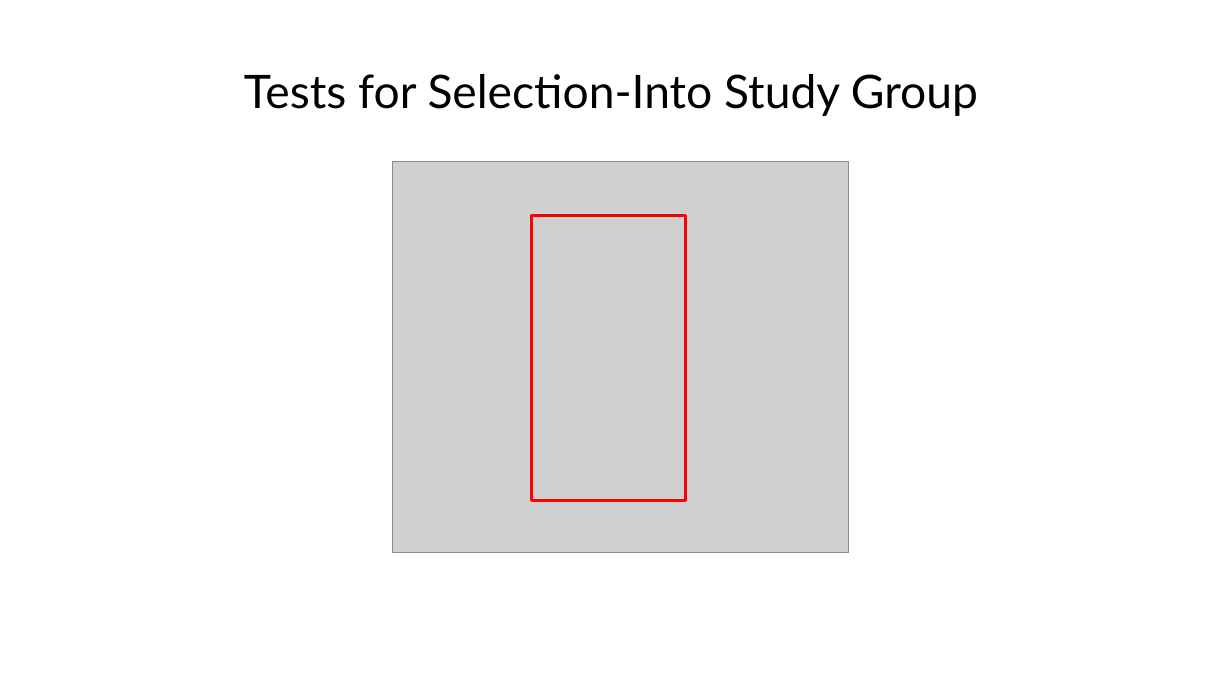
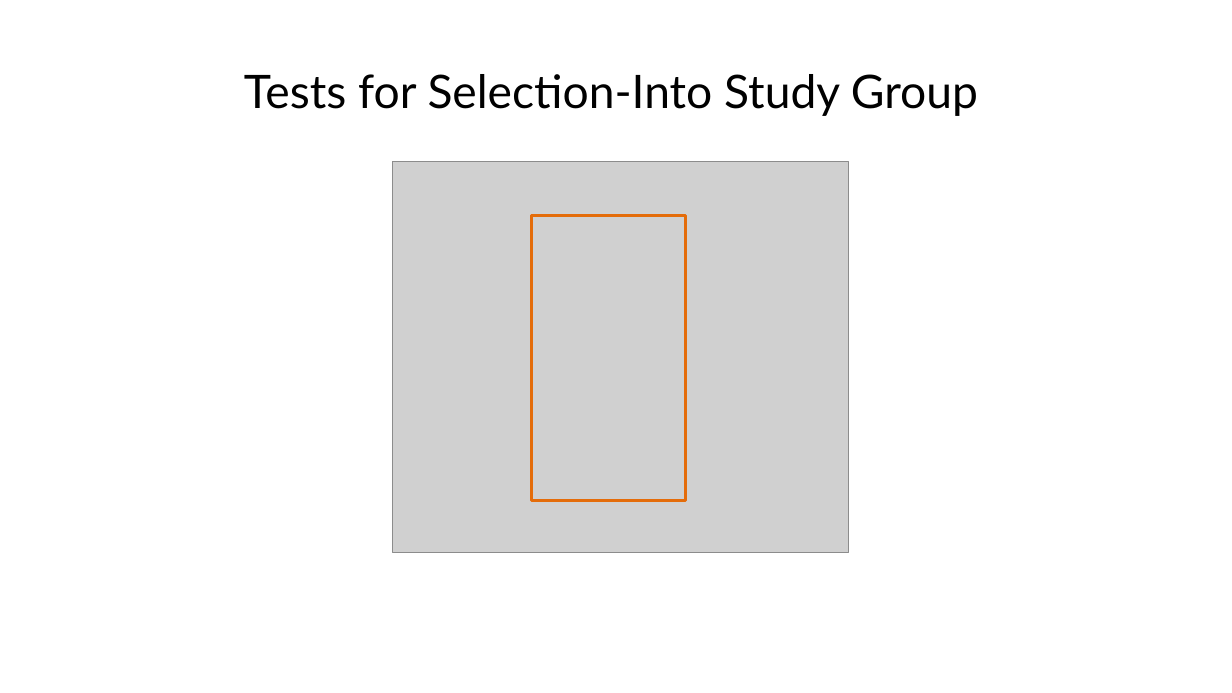
Before and after one commit to DS4PS/cpp-524-sum-2021, a slide deck: slide 49 of lectures/p-02-tests-for-cf-validity.pptx (slide 45 before the commit). Drawn at 1232x693 pixels with LibreOffice and Linux fonts; fonts in the diff are those of the drawing; grey boxes stand for pictures. Boxes give left, top, right and bottom in pixels: in the first picture for what was removed or moved away, otherwise in the second. Text is boxed around its words. In the diff, an @@ line names an element or a change of style, - is before the commit and + after.

```diff
--- a/lectures/p-02-tests-for-cf-validity.pptx
+++ b/lectures/p-02-tests-for-cf-validity.pptx
@@ rectangle at box(531, 215, 686, 500): outline #FF0000 2 pt to #E46C0A 2 pt @@
```
Also in this commit, not shown: 8 other slides changed, 4 slides added, 1 other file.
